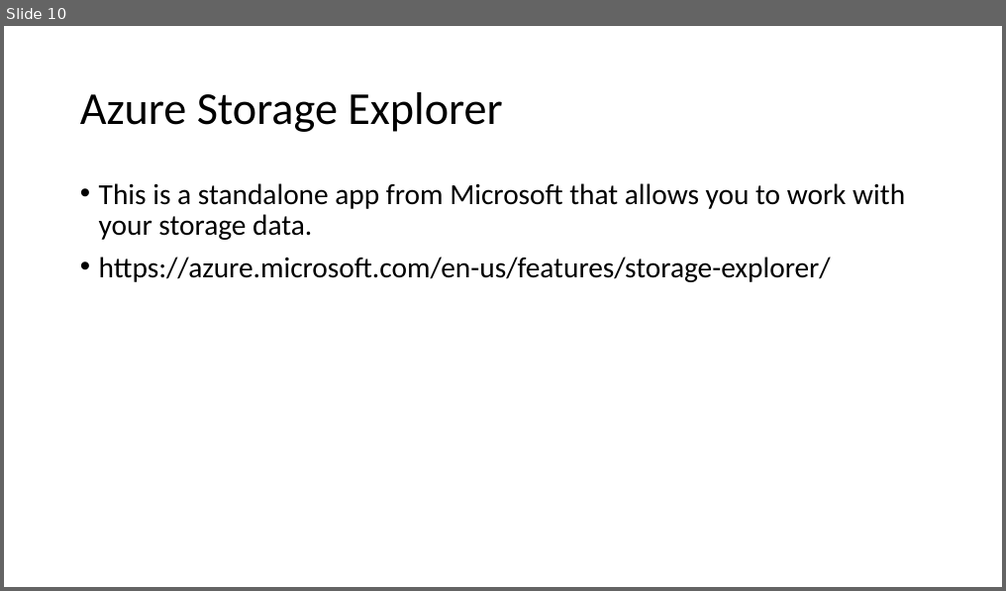
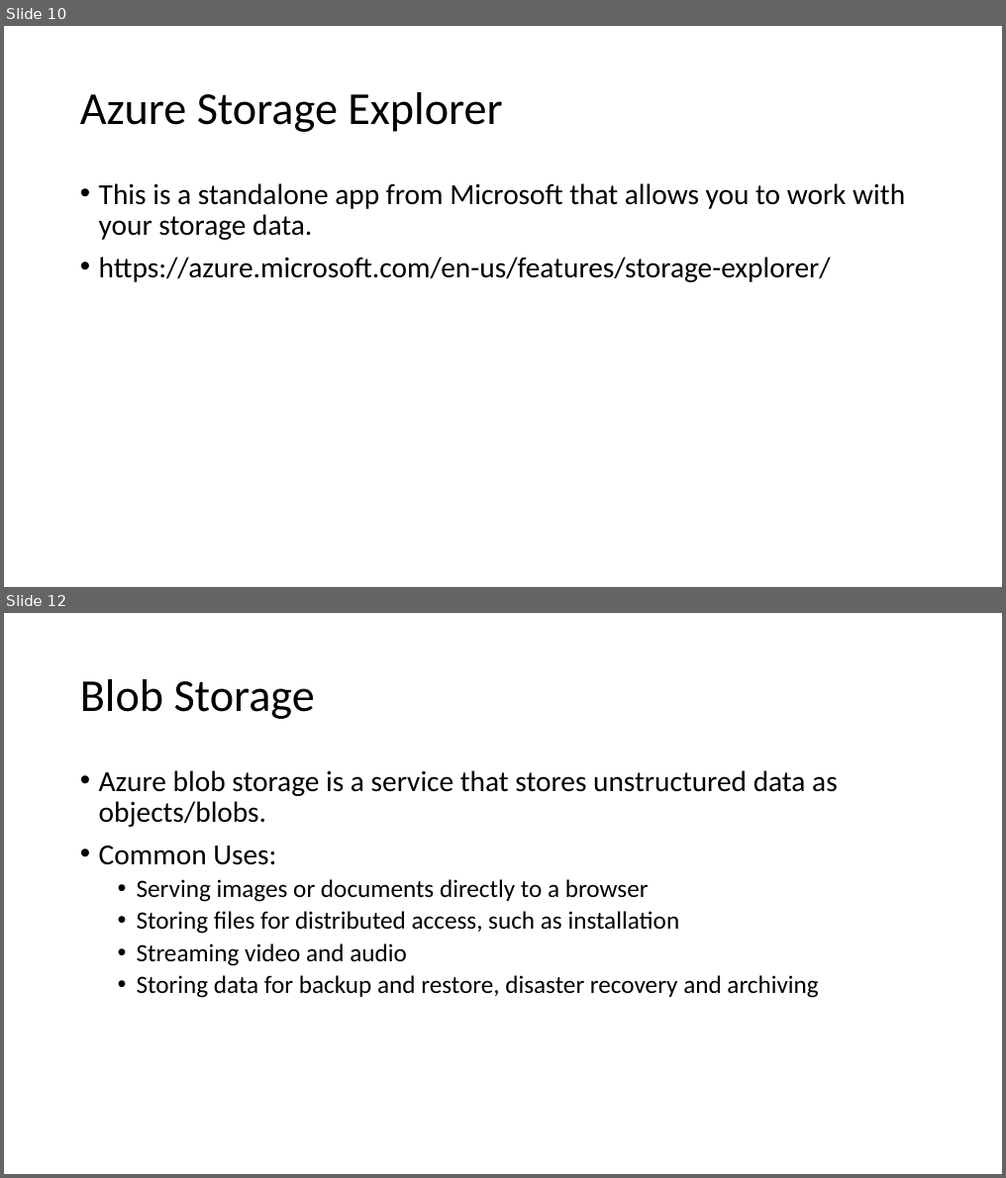
Before and after one commit to aswini-roy/Az104-D, a slide deck: Azure Storage.pptx. Shown one above the other, each under a label of ours: slide 10 before the commit, slides 10 and 12 after it; the slides between them are not shown. The pictures are 1006x591 and 1006x1178 pixels, drawn with LibreOffice and Linux fonts; fonts in the diff are those of the drawing. Boxes give left, top, right and bottom in pixels: in the first picture for what was removed or moved away, otherwise in the second. Text is boxed around its words. In the diff, an @@ line names an element or a change of style, - is before the commit and + after.

```diff
--- a/Azure Storage.pptx
+++ b/Azure Storage.pptx
@@ slide 12 added at (4,613,1002,1174), background #FFFFFF @@
@@ title added at (80,679,315,719), 44 pt, text #000000 @@
+Blob Storage
@@ text added at (99,770,838,998), 24 pt, text #000000 @@
+• Azure blob storage is a service that stores unstructured data as objects/blobs.
+• Common Uses:
+  • Serving images or documents directly to a browser
+  • Storing files for distributed access, such as installation
+  • Streaming video and audio
+  • Storing data for backup and restore, disaster recovery and archiving
```
Also in this commit, not shown: 1 slide changed, 14 other slides added.
